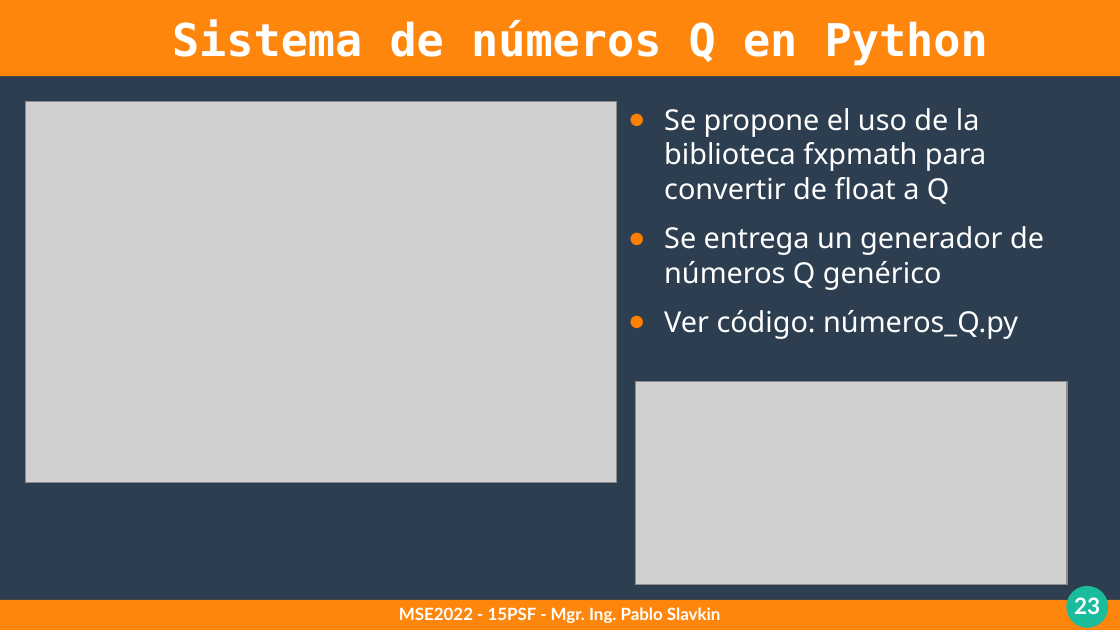
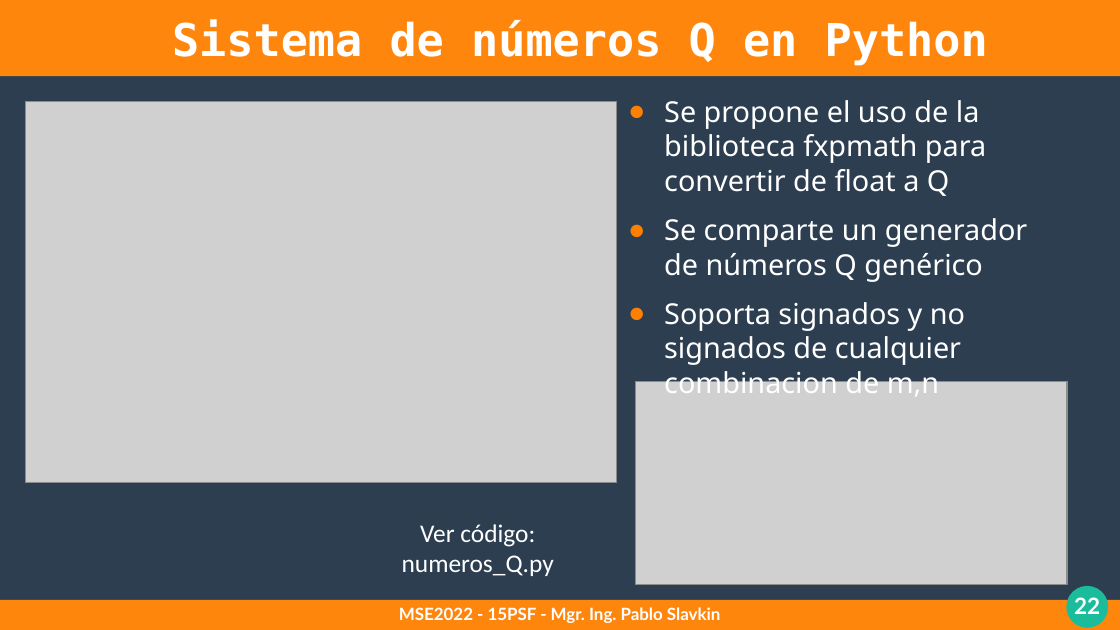
Before and after one commit to pslavkin/psf_2022, a slide deck: slide 22 of clases/2_clase/2_clase.odp (slide 23 before the commit). Drawn at 1120x630 pixels with LibreOffice and Linux fonts; fonts in the diff are those of the drawing; grey boxes stand for pictures. Boxes give left, top, right and bottom in pixels: in the first picture for what was removed or moved away, otherwise in the second. Text is boxed around its words. In the diff, an @@ line names an element or a change of style, - is before the commit and + after.

```diff
--- a/clases/2_clase/2_clase.odp
+++ b/clases/2_clase/2_clase.odp
@@ text "Se propone el uso de ..." moved from (x1=664, y1=108, x2=1044, y2=339) to (x1=664, y1=100, x2=1027, y2=396) @@
@@ text at (x1=664, y1=218, x2=1027, y2=396): text changed @@
-● Se entrega un generador de números Q genérico
-● Ver código: números_Q.py
+● Se comparte un generador de números Q genérico
+● Soporta signados y no signados de cualquier combinacion de m,n
@@ text added at (x1=402, y1=524, x2=554, y2=576), 18 pt, text #FFFFFF @@
+Ver código: numeros_Q.py
@@ page number at (x1=1074, y1=597, x2=1100, y2=614): text changed @@
-23
+22
```
Also in this commit, not shown: 4 other slides changed, 1 slide added, 1 slide removed, 12 other files.
